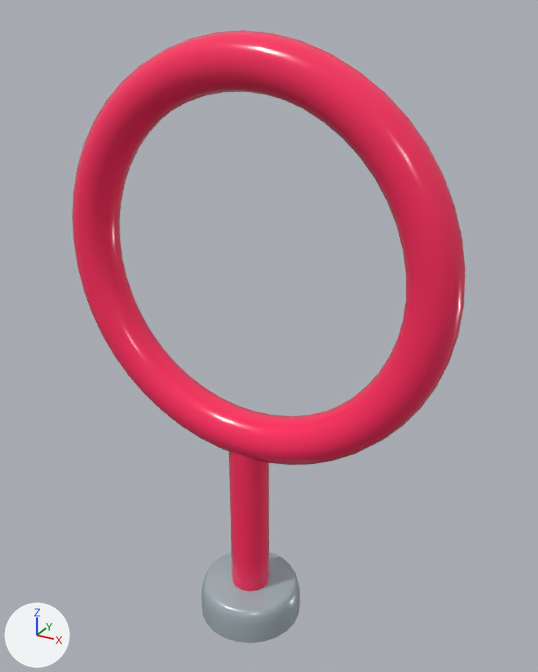
An edit to the glTF model Master's degree projects/Interactive Graphics/IG/assets/models/level2/road/ice/Mini-Game Variety Pack/Models/gltf/ring_teamRed.gltf.glb, drawn before and after from the same camera.
The view is the same before and after, from a 50 mm camera at (1.66, -2.8, 3.08) aimed at (0.06, 0.1, 1.63). Every picture has the same lights, and +X, +Y and +Z are marked at lower left. Vertices at the same position are counted once.

Objects in the first picture: 'ring_teamRed'.
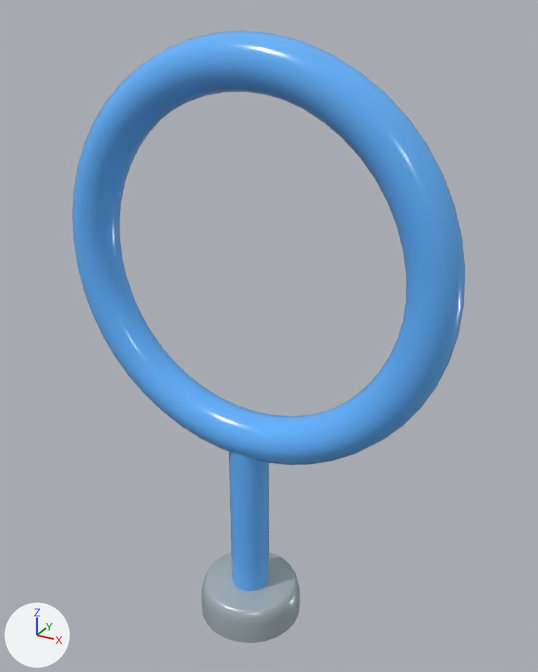
Pixel boxes (x1, y1, x2, y2) of what changed, in the pictures (538 x 672 px):
part 1 of me_cube_1587, recoloured (red to blue): (72, 30, 465, 591) in both

The change in detail:
Material 'Blue' (mat_blue) is new.
Its base color is (0.127, 0.459, 1.0) (blue #64b4ff).
Its roughness is 0.2.
me_cube_1587 has 720 vertices, 1412 faces and spans x -1.0..1.0, y -0.28..0.28, z 0.0..3.0.
me_cube_1587 is used by ob_ring_teamred; location (0.0, 0.0, 0.0).
me_cube_1587 part 1: all 1176 faces that had it switch from mat_red (red #ff2c60) to mat_blue (blue #64b4ff).
